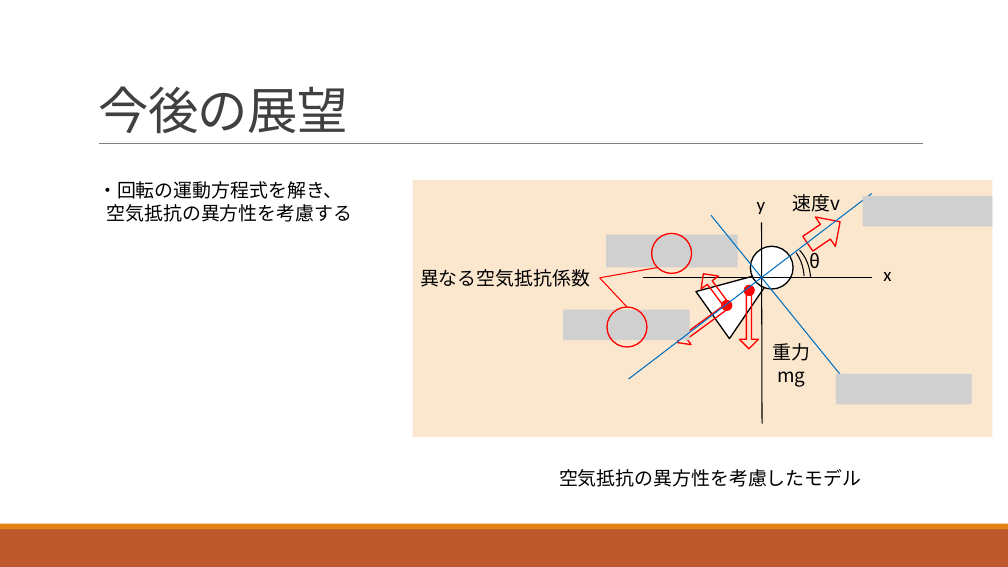
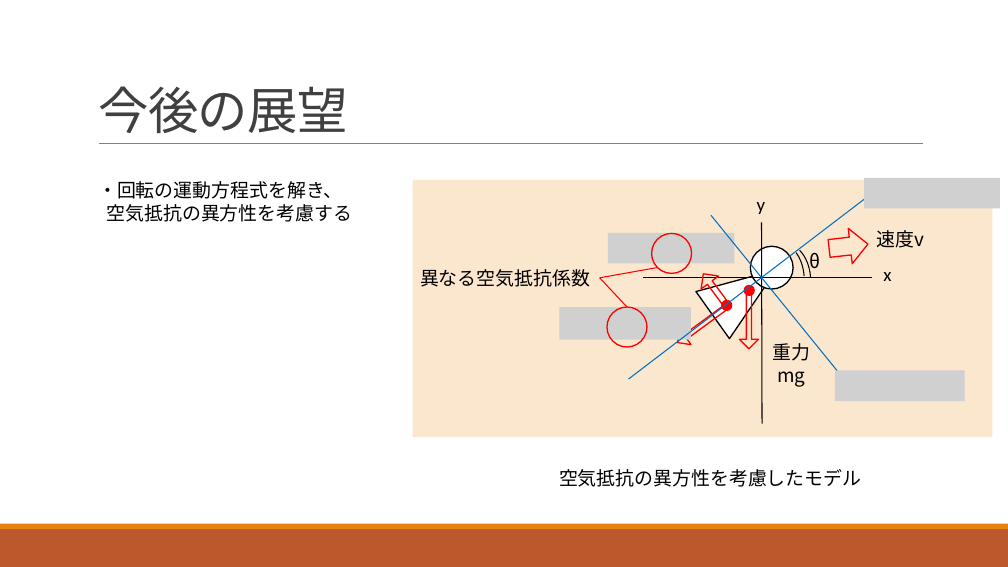
Before and after one commit to morishitamakoto0330/ShuttlecockSimulation, a slide deck: slide 8 of presentation/center_report.pptx. Drawn at 1008x567 pixels with LibreOffice and Linux fonts; fonts in the diff are those of the drawing; grey boxes stand for pictures. Boxes give left, top, right and bottom in pixels: in the first picture for what was removed or moved away, otherwise in the second. Text is boxed around its words. In the diff, an @@ line names an element or a change of style, - is before the commit and + after.

```diff
--- a/presentation/center_report.pptx
+++ b/presentation/center_report.pptx
@@ picture: place and size @@
-picture at (836,374,972,404)
+picture at (864,178,1000,208)
@@ picture removed at (863,196,993,226) @@
@@ picture: place and size @@
-picture at (606,234,738,267)
+picture at (608,233,735,263)
@@ right arrow at (828,226,871,266): rotation 325 to 353 degrees @@
@@ text "速度v": place and size @@
-text "速度v" at (793,194,841,212)
+text "速度v" at (877,230,925,248)
@@ picture added at (835,371,965,401) @@
```
Also in this commit, not shown: 6 other slides changed.
